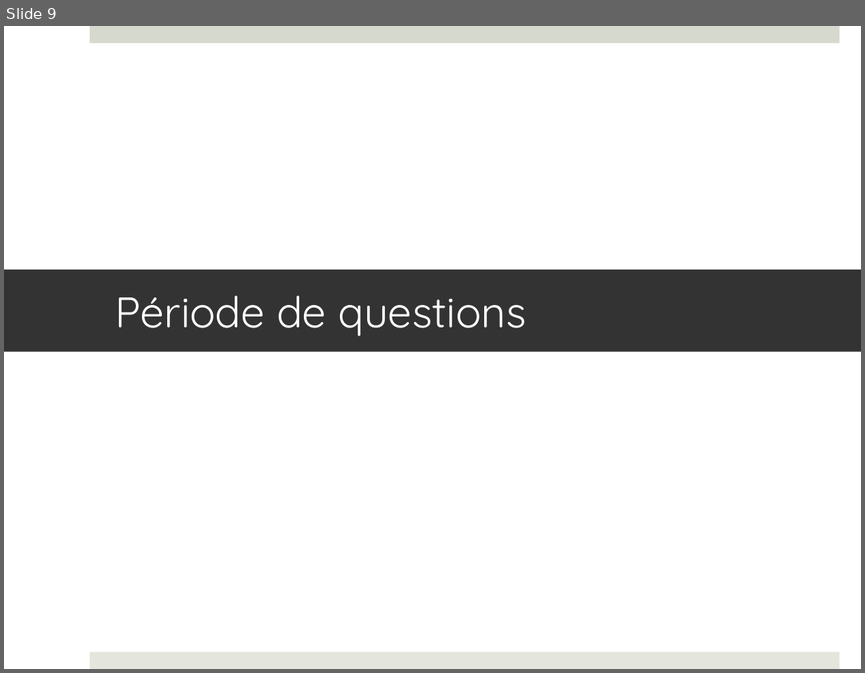
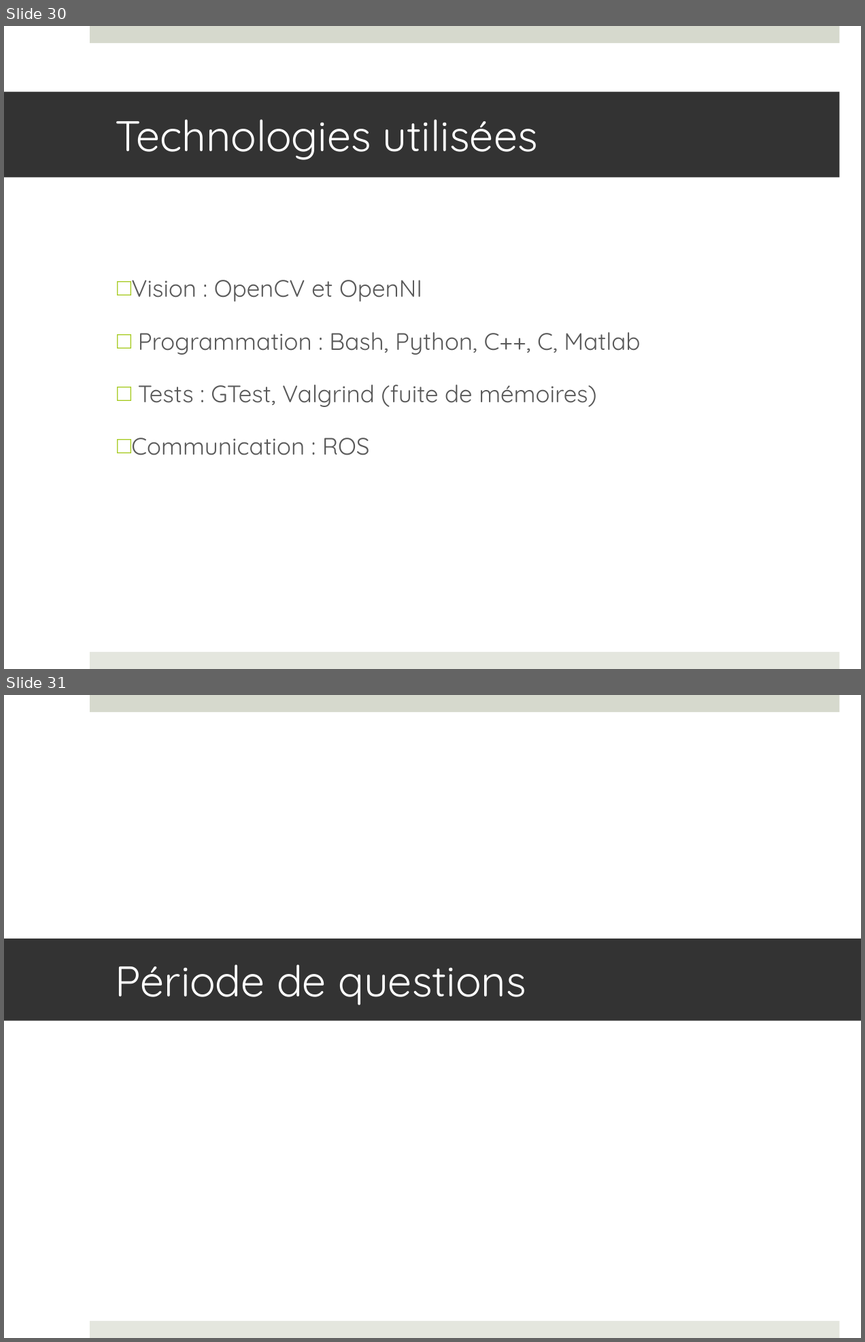
Before and after one commit to francisvalois/design3, a slide deck: reports/presentation/kinocto.pptx. Shown one above the other, each under a label of ours: slide 9 before the commit, slides 30 and 31 after it. The pictures are 865x673 and 865x1342 pixels, drawn with LibreOffice and Linux fonts; fonts in the diff are those of the drawing. Boxes give left, top, right and bottom in pixels: in the first picture for what was removed or moved away, otherwise in the second. Text is boxed around its words. In the diff, an @@ line names an element or a change of style, - is before the commit and + after.

```diff
--- a/reports/presentation/kinocto.pptx
+++ b/reports/presentation/kinocto.pptx
@@ slide 30 added at [4, 26, 861, 669], background #FFFFFF; not listed: 2 template elements that a slide beside it also shows @@
@@ title added at [4, 92, 839, 178], fill #333333, 36 pt, text #FFFFFF @@
+Technologies utilisées
@@ text added at [131, 280, 640, 455], 20 pt, text #595959 @@
+□ Vision : OpenCV et OpenNI
+□ Programmation : Bash, Python, C++, C, Matlab
+□ Tests : GTest, Valgrind (fuite de mémoires)
+□ Communication : ROS
@@ what was slide 9 is now slide 31 @@
```
Also in this commit, not shown: 3 slides changed, 25 other slides added, 4 slides removed, 3 other files.
